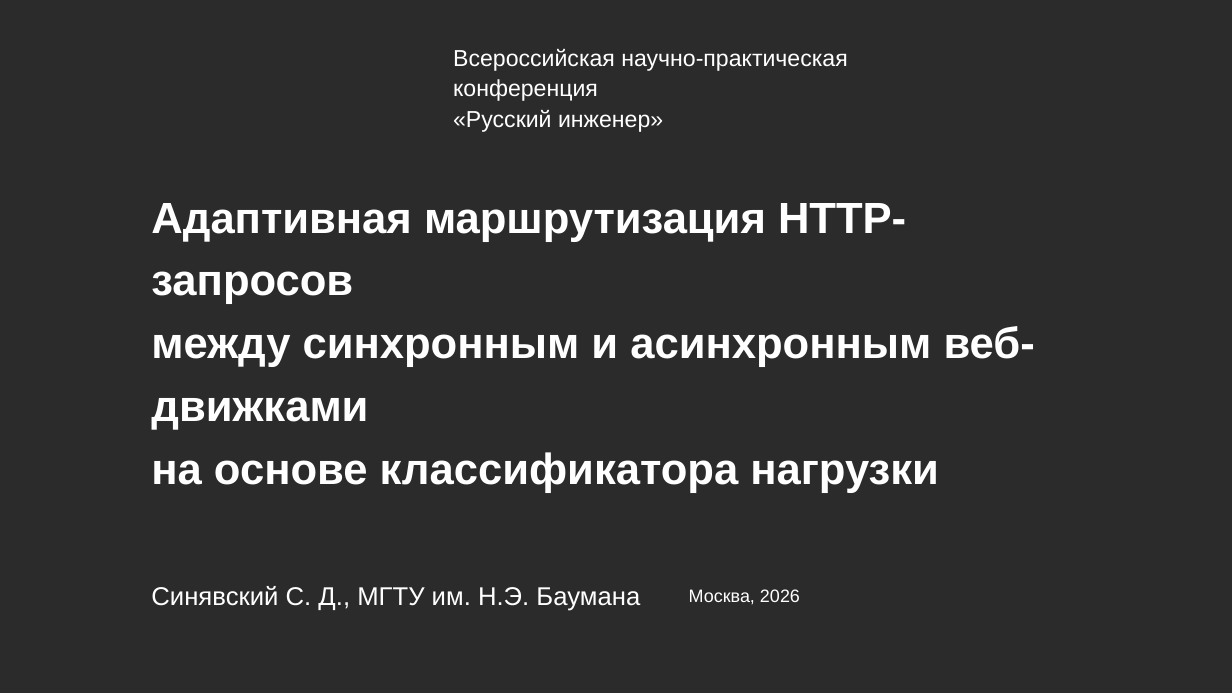
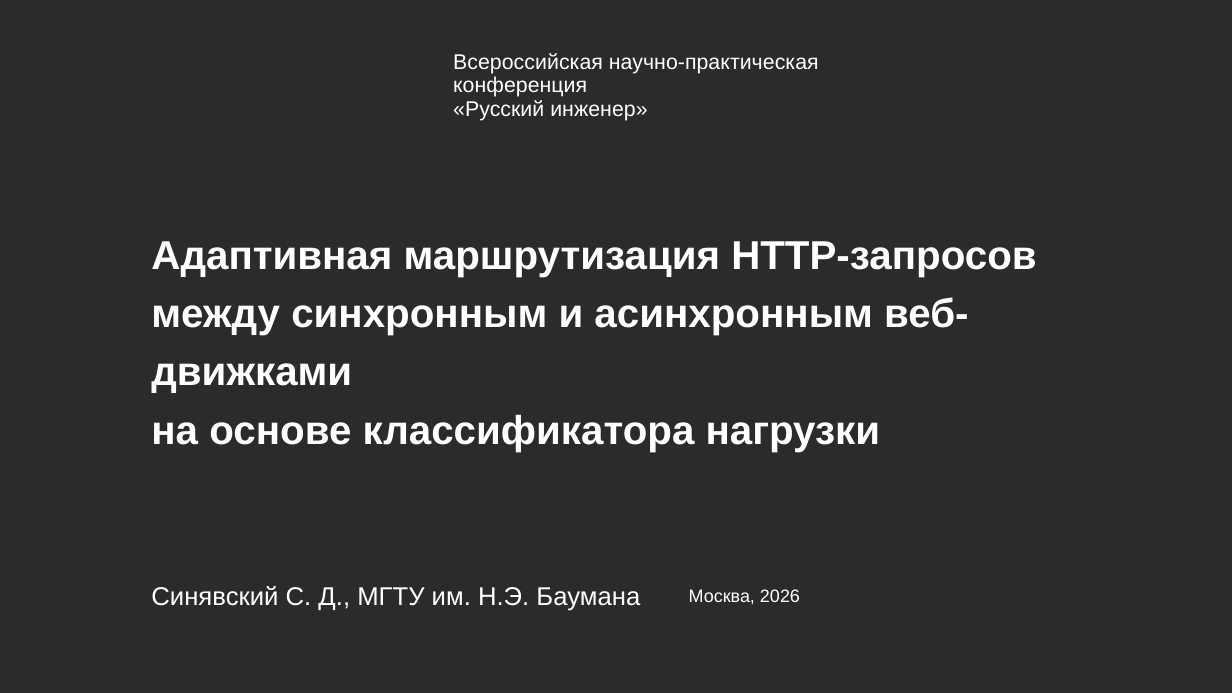
Before and after one commit to winlast/adaptive-routing, a slide deck: slide 1 of docs/Презентация Русский инженер Синявский СД.pptx. Drawn at 1232x693 pixels with LibreOffice and Linux fonts; fonts in the diff are those of the drawing; background and template pictures are left out; a plain dark background stands for a picture behind light text. Boxes give left, top, right and bottom in pixels: in the first picture for what was removed or moved away, otherwise in the second. Text is boxed around its words. In the diff, an @@ line names an element or a change of style, - is before the commit and + after.

```diff
--- a/docs/Презентация Русский инженер Синявский СД.pptx
+++ b/docs/Презентация Русский инженер Синявский СД.pptx
@@ text "Всероссийская научно-практическая конференция" at bbox=[453, 53, 819, 121]: size 18 to 16.6 pt; line spacing 1.1 to 0.9 @@
@@ text "Адаптивная маршрутизация HTTP-запросов" at bbox=[151, 241, 1036, 452]: size 34 to 31.4 pt @@
```
Also in this commit, not shown: 1 other slide changed, 1 other file.
